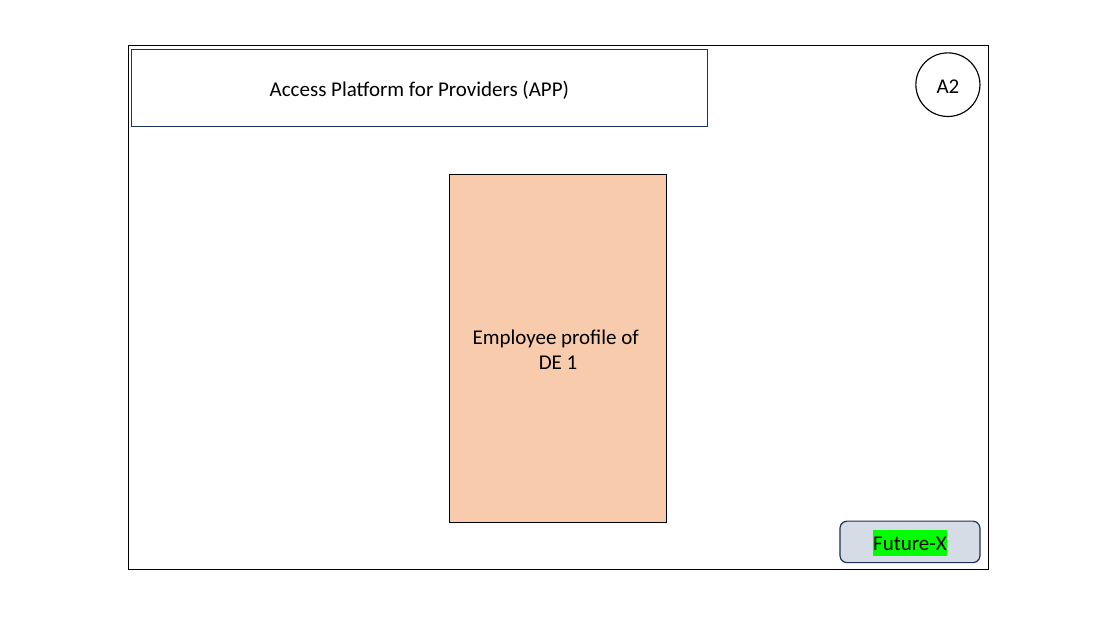
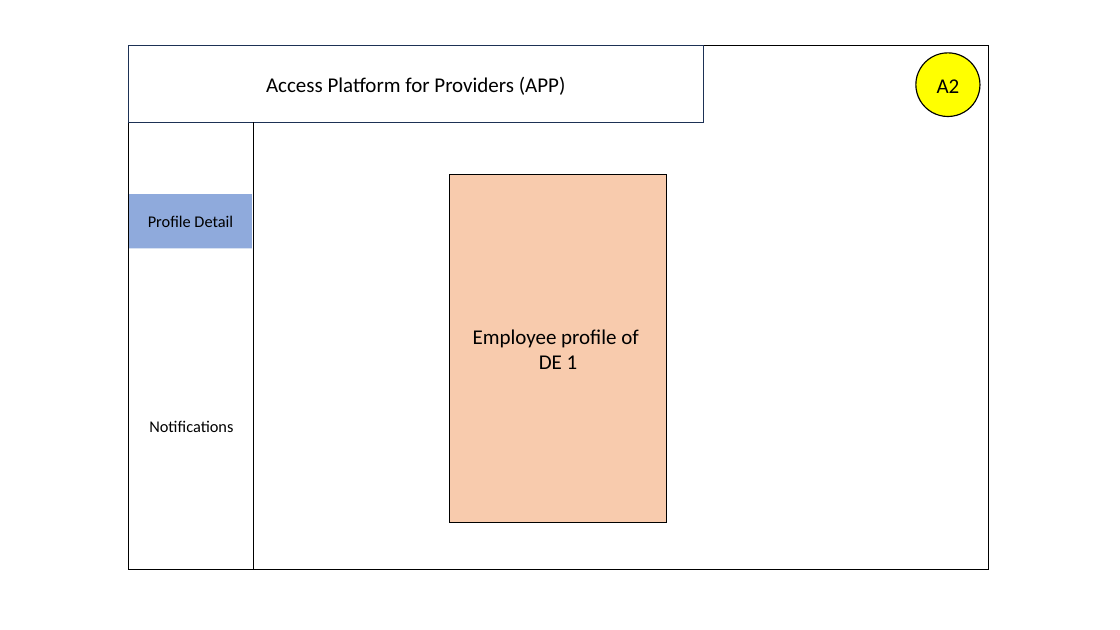
Before and after one commit to IndranilSaha09/ADCCE, a slide deck: slide 6 of Sprint 2/Front end design.pptx. Drawn at 1120x630 pixels with LibreOffice and Linux fonts; fonts in the diff are those of the drawing. Boxes give left, top, right and bottom in pixels: in the first picture for what was removed or moved away, otherwise in the second. Text is boxed around its words. In the diff, an @@ line names an element or a change of style, - is before the commit and + after.

```diff
--- a/Sprint 2/Front end design.pptx
+++ b/Sprint 2/Front end design.pptx
@@ rectangle "Access Platform for Providers (APP)": place and size @@
-rectangle "Access Platform for Providers (APP)" at bbox=[132, 50, 707, 127]
+rectangle "Access Platform for Providers (APP)" at bbox=[129, 45, 704, 123]
@@ ellipse "A2" at bbox=[916, 53, 980, 117]: fill none to #FFFF00 @@
@@ line added from (253, 123) to (253, 570), #000000 0.5 pt @@
@@ rectangle added at bbox=[129, 194, 252, 249], fill #8FAADC, 14 pt, text #000000 @@
+Profile Detail
@@ text added at bbox=[149, 420, 233, 432], 14 pt, text #000000 @@
+Notifications
@@ rounded rectangle removed at bbox=[840, 521, 981, 562] @@
-Future-X
```
Also in this commit, not shown: 7 other slides changed, 2 slides added, 1 other file.
